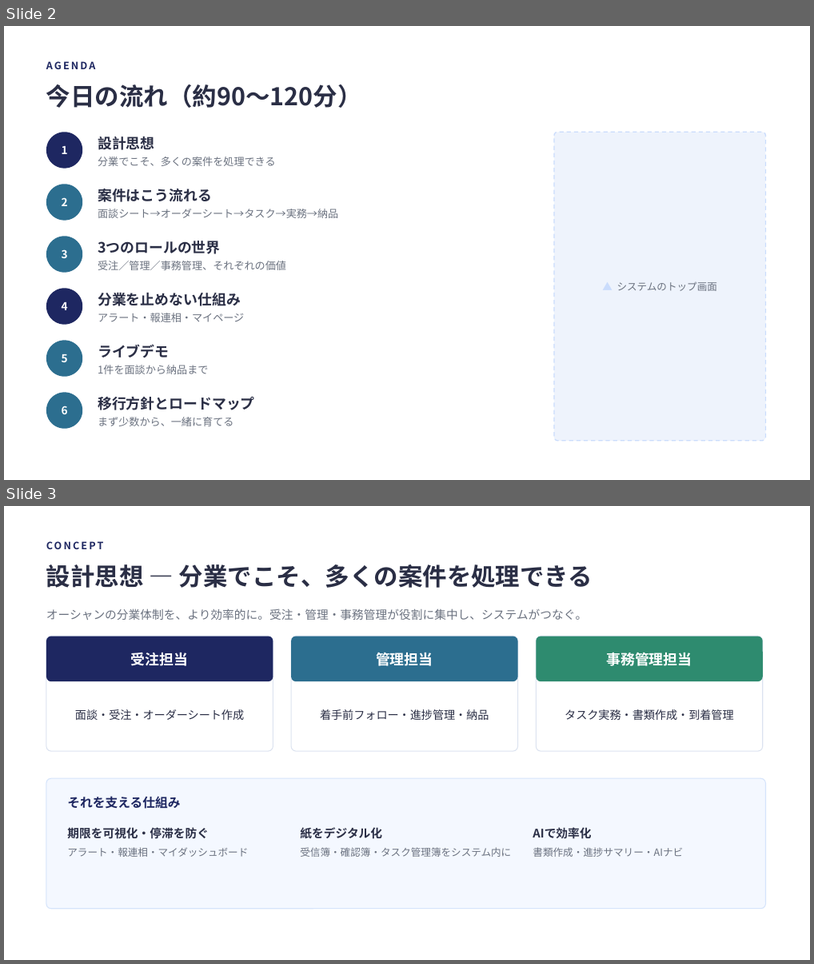
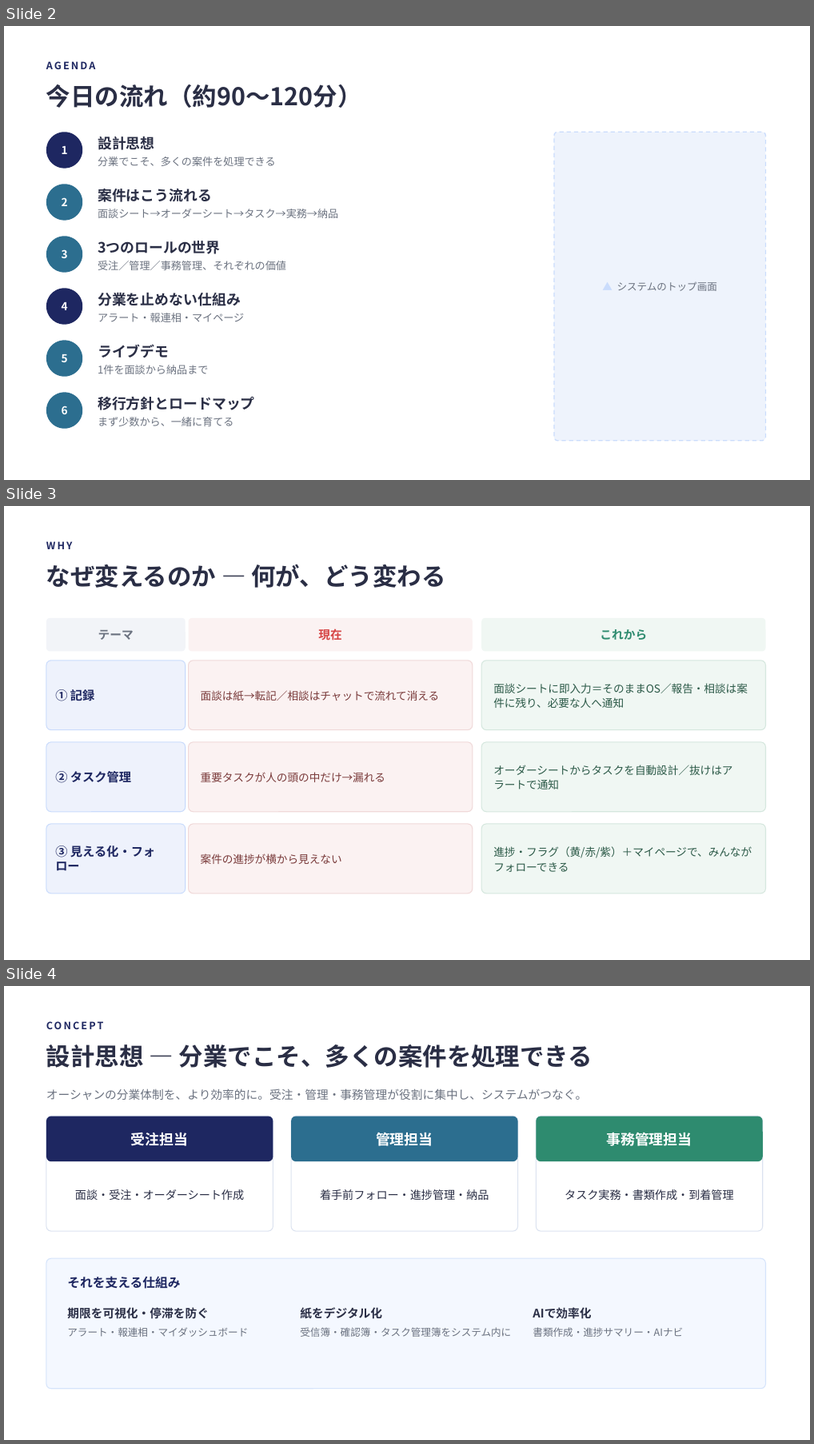
Before and after one commit to IVipcy/SouzokPlatform, a slide deck: docs/新システム移行説明会_rev2.pptx. Shown one above the other, each under a label of ours: slides 2 and 3 before the commit, slides 2, 3 and 4 after it. The pictures are 814x964 and 814x1444 pixels, drawn with LibreOffice and Linux fonts; fonts in the diff are those of the drawing. Boxes give left, top, right and bottom in pixels: in the first picture for what was removed or moved away, otherwise in the second. Text is boxed around its words. In the diff, an @@ line names an element or a change of style, - is before the commit and + after.

```diff
--- a/docs/新システム移行説明会_rev2.pptx
+++ b/docs/新システム移行説明会_rev2.pptx
@@ slide 3 added at (4,506,810,960), background #FFFFFF @@
@@ text added at (46,541,73,549), 12 pt, text #1E2761, bold @@
+WHY
@@ text added at (46,564,446,588), 29 pt, text #2A2E45, bold @@
+なぜ変えるのか — 何が、どう変わる
@@ rounded rectangle added at (46,618,186,651), fill #F2F4F8, 14 pt, text #6B7280, bold @@
+テーマ
@@ rounded rectangle added at (189,618,473,651), fill #FBF2F2, 14 pt, text #D64545, bold @@
+現在
@@ rounded rectangle added at (482,618,766,651), fill #F0F7F3, 14 pt, text #2E8B6F, bold @@
+これから
@@ rounded rectangle added at (46,660,186,730), fill #EEF2FC, outline #CADCFC 1 pt @@
@@ rounded rectangle added at (189,660,473,730), fill #FBF2F2, outline #F0D9D9 1 pt @@
@@ rounded rectangle added at (482,660,766,730), fill #F0F7F3, outline #D5E7DE 1 pt @@
@@ text added at (55,689,94,701), 14.5 pt, text #1E2761, bold @@
+① 記録
@@ text added at (201,690,440,700), 13 pt, text #7A3B3B @@
+面談は紙→転記／相談はチャットで流れて消える
@@ text added at (494,683,748,708), 13 pt, text #2C5A48 @@
+面談シートに即入力＝そのままOS／報告・相談は案件に残り、必要な人へ通知
@@ rounded rectangle added at (46,742,186,812), fill #EEF2FC, outline #CADCFC 1 pt @@
@@ rounded rectangle added at (189,742,473,812), fill #FBF2F2, outline #F0D9D9 1 pt @@
@@ rounded rectangle added at (482,742,766,812), fill #F0F7F3, outline #D5E7DE 1 pt @@
@@ text added at (494,764,733,789), 13 pt, text #2C5A48 @@
+オーダーシートからタスクを自動設計／抜けはアラートで通知
@@ text added at (55,771,131,783), 14.5 pt, text #1E2761, bold @@
+② タスク管理
@@ text added at (201,772,386,782), 13 pt, text #7A3B3B @@
+重要タスクが人の頭の中だけ→漏れる
@@ rounded rectangle added at (46,824,186,893), fill #EEF2FC, outline #CADCFC 1 pt @@
@@ rounded rectangle added at (189,824,473,893), fill #FBF2F2, outline #F0D9D9 1 pt @@
@@ rounded rectangle added at (482,824,766,893), fill #F0F7F3, outline #D5E7DE 1 pt @@
@@ text added at (55,845,155,871), 14.5 pt, text #1E2761, bold @@
+③ 見える化・フォロー
@@ text added at (201,853,342,864), 13 pt, text #7A3B3B @@
+案件の進捗が横から見えない
@@ text added at (494,846,752,872), 13 pt, text #2C5A48 @@
+進捗・フラグ（黄/赤/紫）＋マイページで、みんながフォローできる
@@ what was slide 3 is now slide 4 @@
```
Also in this commit, not shown: 1 other slide added, 1 slide removed.
